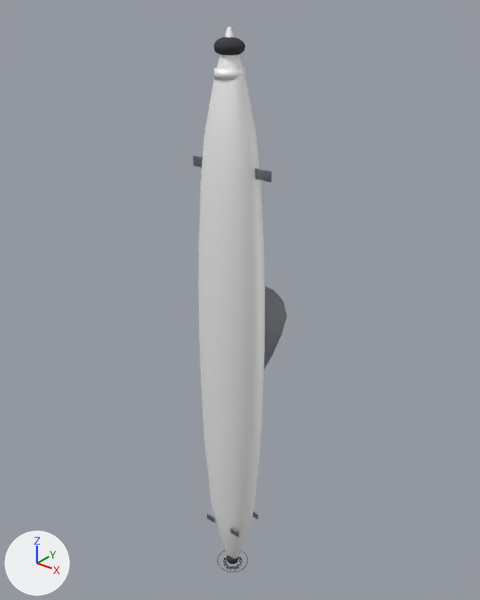
The glTF model public/assets/models/enemy_submarine.glb: old version first, new version second.
One viewpoint serves both versions: a camera (50 mm lens) standing at (58.9, -71.5, 52.8) and looking at (-3.1, 6.0, 4.7). The axes (+X, +Y, +Z) are drawn at lower left. The lights are the same throughout. The picture after the commit comes second.

Objects in the first picture: 'SubHull'.
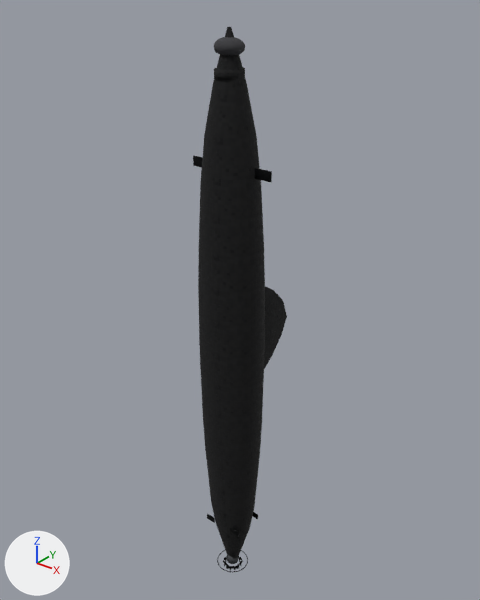
Scene script edits in JSON lines:
```json
{"op": "add", "block": "img_sub_anechoic_nrm", "code": ["img_sub_anechoic_nrm = load_image('SUB_ANECHOIC_nrm', '_unpacked/SUB_ANECHOIC_nrm', 512, 512, 'Non-Color')"]}
{"op": "add", "block": "img_sub_anechoic_orm", "code": ["img_sub_anechoic_orm = load_image('SUB_ANECHOIC_orm', '_unpacked/SUB_ANECHOIC_orm', 256, 256, 'Non-Color')"]}
{"op": "add", "block": "img_sub_anechoic_col", "code": ["img_sub_anechoic_col = load_image('SUB_ANECHOIC_col', '_unpacked/SUB_ANECHOIC_col', 512, 512, 'sRGB')"]}
{"block": "mat_subhull", "change": "nodes: BsdfPrincipled, OutputMaterial"}
{"block": "mat_subhull", "change": "colours: white #ffffff"}
{"block": "mat_subhull", "change": "nodes: BsdfPrincipled, NormalMap, OutputMaterial, SeparateColor, TexImage x3"}
{"block": "mat_subhull", "change": "uses the picture img_sub_anechoic_col"}
{"block": "mat_subhull", "change": "uses the picture img_sub_anechoic_nrm"}
{"block": "mat_subhull", "change": "uses the picture img_sub_anechoic_orm"}
{"block": "mat_subsail", "change": "nodes: BsdfPrincipled, OutputMaterial"}
{"block": "mat_subsail", "change": "colours: grey #6f767c"}
{"block": "mat_subsail", "change": "nodes: BsdfPrincipled, NormalMap, OutputMaterial, SeparateColor, TexImage x3"}
{"block": "mat_subsail", "change": "uses the picture img_sub_anechoic_col"}
{"block": "mat_subsail", "change": "uses the picture img_sub_anechoic_nrm"}
{"block": "mat_subsail", "change": "uses the picture img_sub_anechoic_orm"}
```

Location of each change, [x1, y1, x2, y2] in pixels of the pictures (480 x 600 px):
```json
{"object": "SubHull", "change": "surface changed", "before": [193, 27, 287, 572], "after": [193, 27, 287, 572], "on screen": "grey to black"}
```
